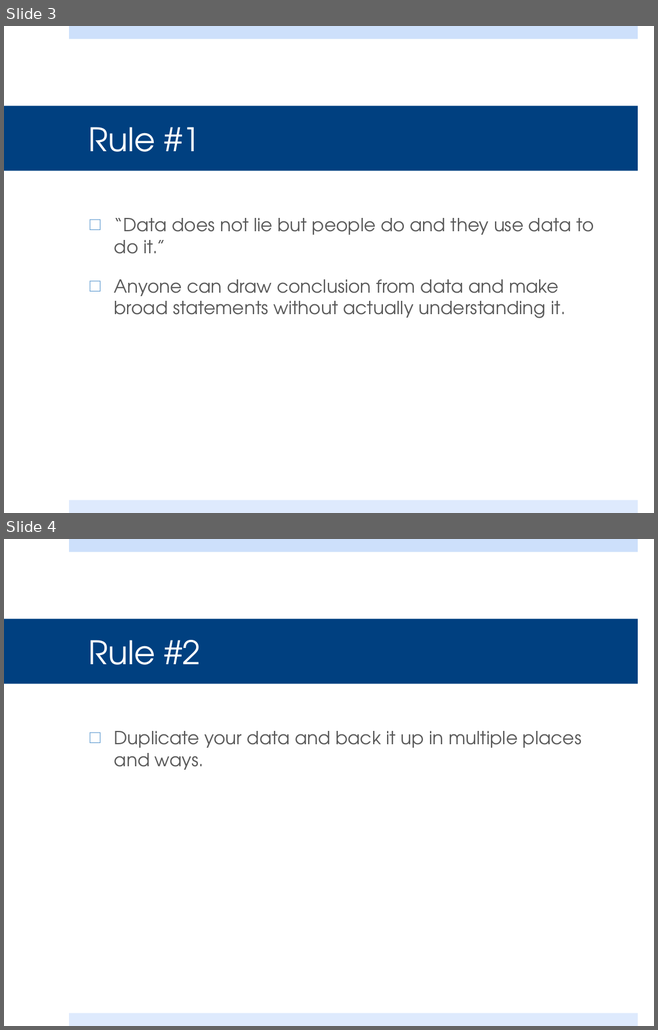
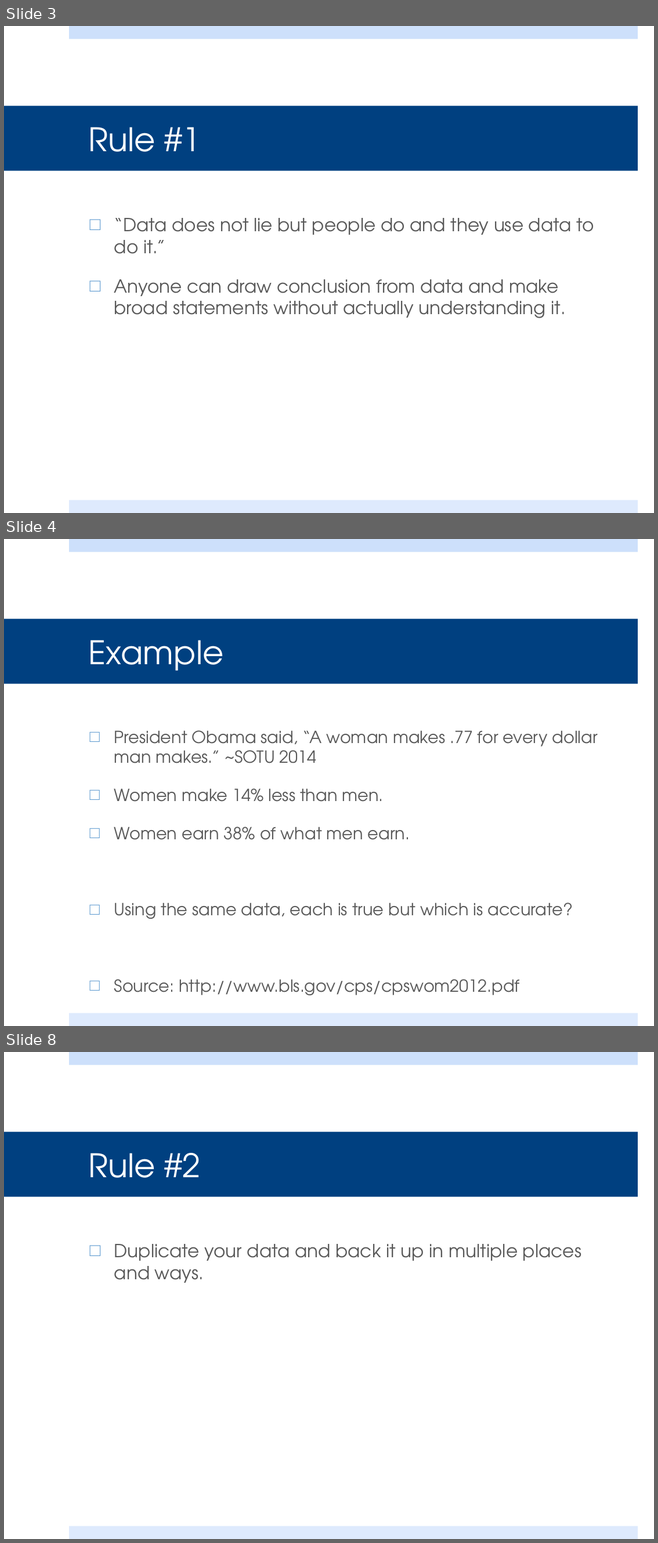
Before and after one commit to steven-king/j586, a slide deck: _classes/17_data/Class17_data.pptx. Shown one above the other, each under a label of ours: slides 3 and 4 before the commit, slides 3, 4 and 8 after it; the slides between them are not shown. The pictures are 658x1030 and 658x1543 pixels, drawn with LibreOffice and Linux fonts; fonts in the diff are those of the drawing. Boxes give left, top, right and bottom in pixels: in the first picture for what was removed or moved away, otherwise in the second. Text is boxed around its words. In the diff, an @@ line names an element or a change of style, - is before the commit and + after.

```diff
--- a/_classes/17_data/Class17_data.pptx
+++ b/_classes/17_data/Class17_data.pptx
@@ slide 4 added at <box>4,539,654,1026</box>, background #FFFFFF; not listed: 2 template elements that a slide beside it also shows @@
@@ title added at <box>4,619,637,684</box>, fill #004080, 36 pt, text #FFFFFF @@
+Example
@@ text added at <box>114,730,597,995</box>, 18.5 pt, text #595959 @@
+□ President Obama said, “A woman makes .77 for every dollar man makes.” ~SOTU 2014
+□ Women make 14% less than men.
+□ Women earn 38% of what men earn.
+□ Using the same data, each is true but which is accurate?
+□ Source: http://www.bls.gov/cps/cpswom2012.pdf
@@ what was slide 4 is now slide 8 @@
```
Also in this commit, not shown: 3 slides changed, 5 other slides added, 1 slide removed.
